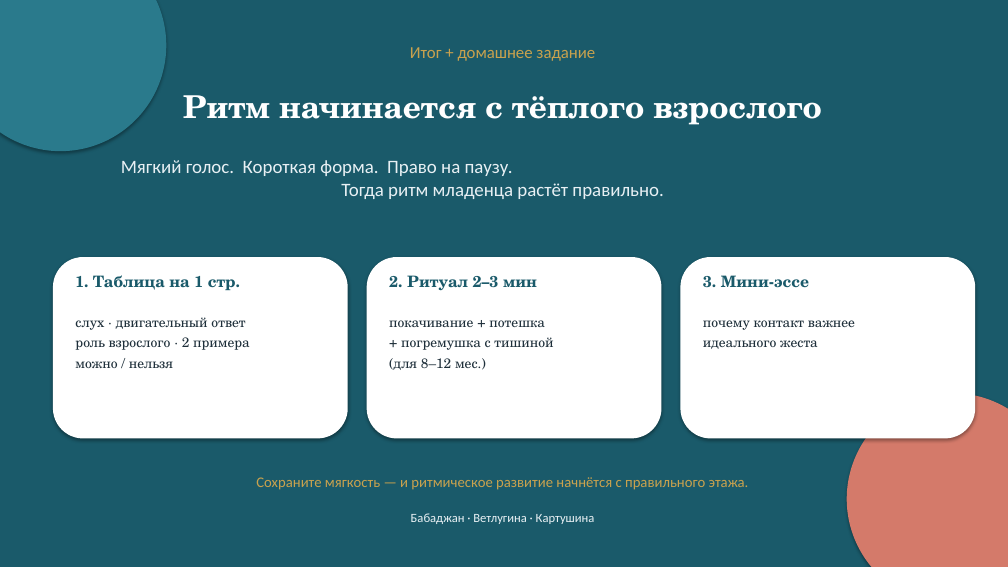
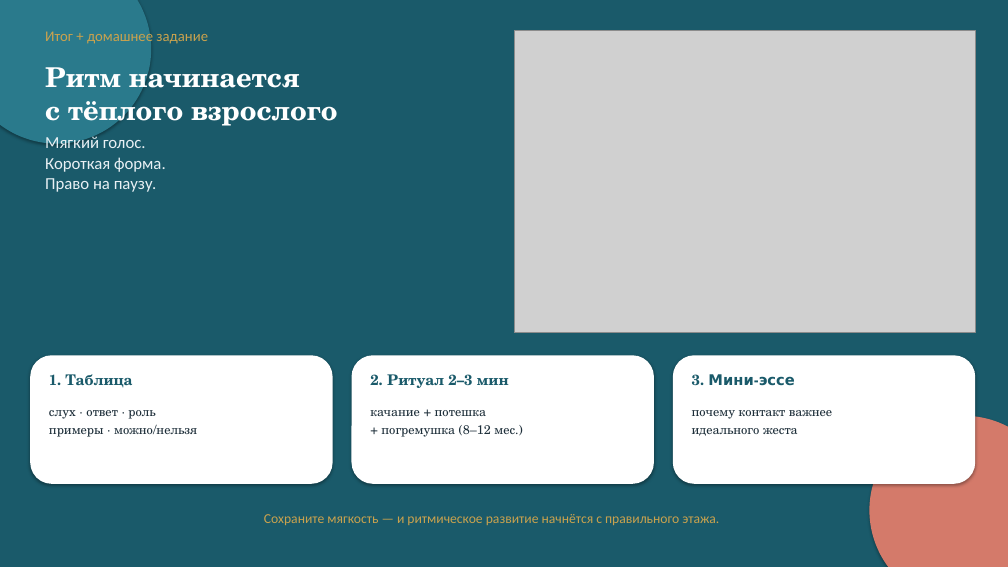
Before and after one commit to Maer-Yakov/vpn-client, a slide deck: slide 18 of docs/konspekty/zanyatie-06-prezentaciya.pptx. Drawn at 1008x567 pixels with LibreOffice and Linux fonts; fonts in the diff are those of the drawing; grey boxes stand for pictures. Boxes give left, top, right and bottom in pixels: in the first picture for what was removed or moved away, otherwise in the second. Text is boxed around its words. In the diff, an @@ line names an element or a change of style, - is before the commit and + after.

```diff
--- a/docs/konspekty/zanyatie-06-prezentaciya.pptx
+++ b/docs/konspekty/zanyatie-06-prezentaciya.pptx
@@ ellipse: place and size @@
-ellipse at [0,0,166,151]
+ellipse at [0,0,151,144]
@@ text "Итог + домашнее задание": place and size @@
-text "Итог + домашнее задание" at [410,47,595,61]
+text "Итог + домашнее задание" at [45,28,208,45]
@@ text "Итог + домашнее задание" at [45,28,208,45]: size 16 to 14 pt; alignment centre to left @@
@@ text "Ритм начинается с тёплого взрослого": place and size @@
-text "Ритм начинается с тёплого взрослого" at [183,95,822,125]
+text "Ритм начинается с тёплого взрослого" at [45,67,337,129]
@@ text "Ритм начинается с тёплого взрослого" at [45,67,337,129]: size 30 to 26 pt; alignment centre to left @@
@@ picture added at [514,30,975,333] @@
@@ text at [45,135,166,192]: text changed; size 18 to 16 pt @@
-Мягкий голос. Короткая форма. Право на паузу.
-Тогда ритм младенца растёт правильно.
+Мягкий голос.
+Короткая форма.
+Право на паузу.
@@ rounded rectangle: place and size @@
-rounded rectangle at [53,257,348,439]
+rounded rectangle at [30,355,333,484]
@@ rounded rectangle: place and size @@
-rounded rectangle at [367,257,662,439]
+rounded rectangle at [352,355,654,484]
@@ rounded rectangle: place and size @@
-rounded rectangle at [681,257,975,439]
+rounded rectangle at [673,355,975,484]
@@ text at [49,374,132,387]: text changed; size 15 to 14 pt @@
-1. Таблица на 1 стр.
+1. Таблица
@@ text "2. Ритуал 2–3 мин" at [370,374,509,388]: size 15 to 14 pt @@
@@ text "2. Ритуал 2–3 мин": place and size @@
-text "2. Ритуал 2–3 мин" at [389,275,537,291]
+text "2. Ритуал 2–3 мин" at [370,374,509,388]
@@ text "3. Мини-эссе": place and size @@
-text "3. Мини-эссе" at [703,275,809,288]
+text "3. Мини-эссе" at [692,374,795,386]
@@ text "3. Мини-эссе" at [692,374,795,386]: size 15 to 14 pt @@
@@ text at [49,410,197,437]: text changed; size 13 to 12 pt @@
-слух · двигательный ответ
-роль взрослого · 2 примера
-можно / нельзя
+слух · ответ · роль
+примеры · можно/нельзя
@@ text at [370,410,515,437]: text changed; size 13 to 12 pt @@
-покачивание + потешка
-+ погремушка с тишиной
-(для 8–12 мес.)
+качание + потешка
++ погремушка (8–12 мес.)
@@ text "почему контакт важнее": place and size @@
-text "почему контакт важнее" at [703,320,855,349]
+text "почему контакт важнее" at [692,410,833,436]
@@ text "почему контакт важнее" at [692,410,833,436]: size 13 to 12 pt; less space between paragraphs @@
@@ ellipse: place and size @@
-ellipse at [847,393,1008,567]
+ellipse at [870,416,1008,567]
@@ text "Сохраните мягкость — и ритмическое ...": place and size @@
-text "Сохраните мягкость — и ритмическое ..." at [256,477,749,490]
+text "Сохраните мягкость — и ритмическое ..." at [264,514,719,525]
@@ text "Сохраните мягкость — и ритмическое ..." at [264,514,719,525]: size 14 to 13 pt @@
@@ text removed at [411,513,595,524] @@
-Бабаджан · Ветлугина · Картушина
```
Also in this commit, not shown: 17 other slides changed, 21 other files.
